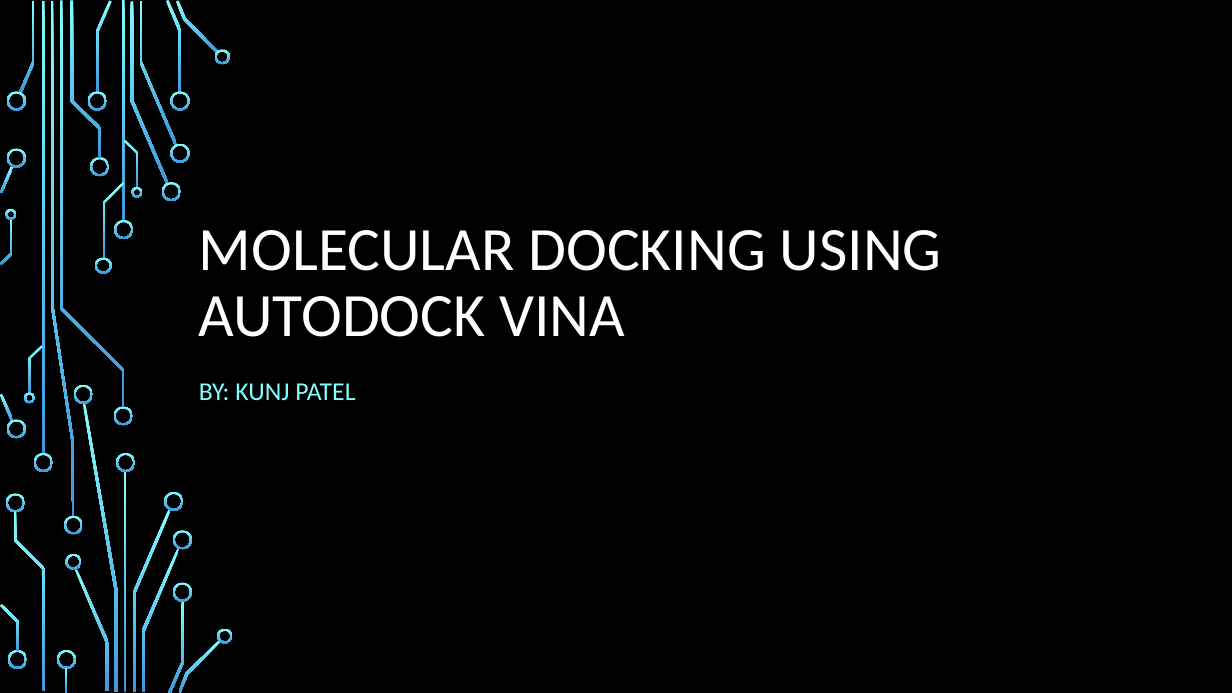
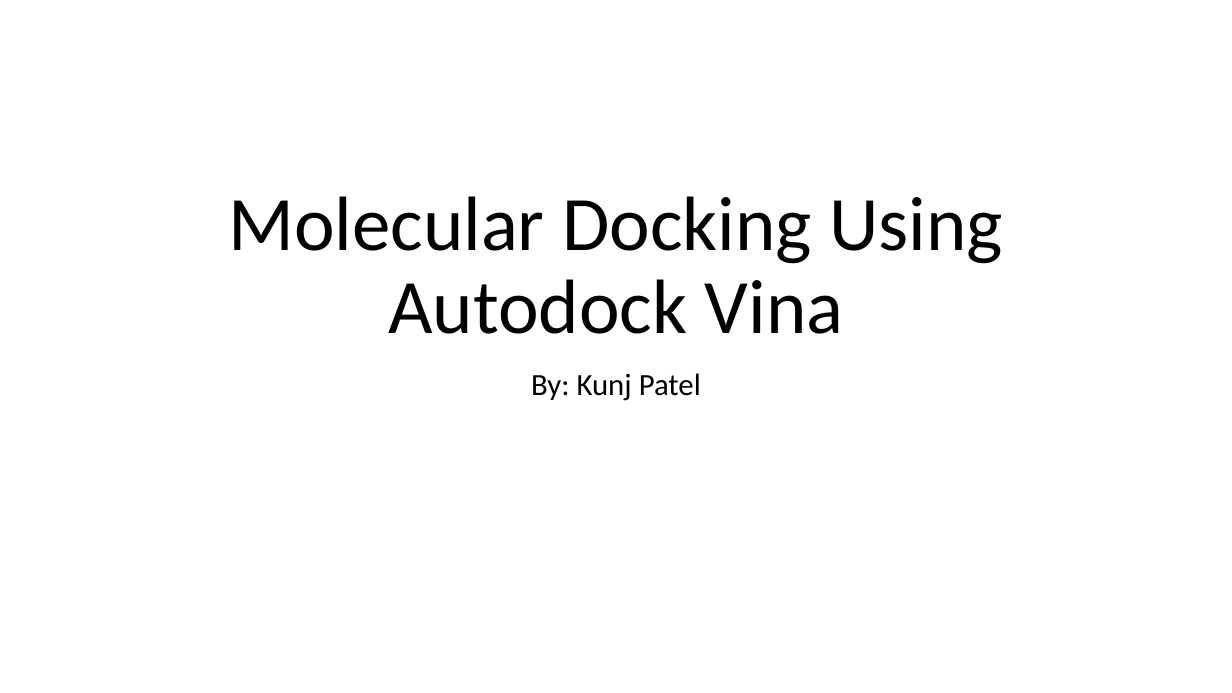
Before and after one commit to CCBatIIT/modelingworkshop, a slide deck: slide 1 of slides/2-2-molecular_docking.pptx. Drawn at 1232x693 pixels with LibreOffice and Linux fonts; fonts in the diff are those of the drawing; background and template pictures are left out. Boxes give left, top, right and bottom in pixels: in the first picture for what was removed or moved away, otherwise in the second. Text is boxed around its words. In the diff, an @@ line names an element or a change of style, - is before the commit and + after.

Commit message:
Updating/uploading day 2 & 3 slides

```diff
--- a/slides/2-2-molecular_docking.pptx
+++ b/slides/2-2-molecular_docking.pptx
@@ background picture (left out) to #FFFFFF @@
@@ title at (228, 196, 1003, 334): text changed; size 48 to 60 pt; text colour #FFFFFF to #000000 @@
-MOLECULAR DOCKING USING AUTODOCK VINA
+Molecular Docking Using Autodock Vina
@@ subtitle at (531, 373, 701, 401): text changed; size 20 to 24 pt; text colour #82FFFF to #000000 @@
-BY: KUNJ PATEL
+By: Kunj Patel
@@ group removed at (0, 0, 233, 693): 50 freeform shapes, 4 rectangles @@
```
Also in this commit, not shown: 16 other slides changed, 9 other files.
